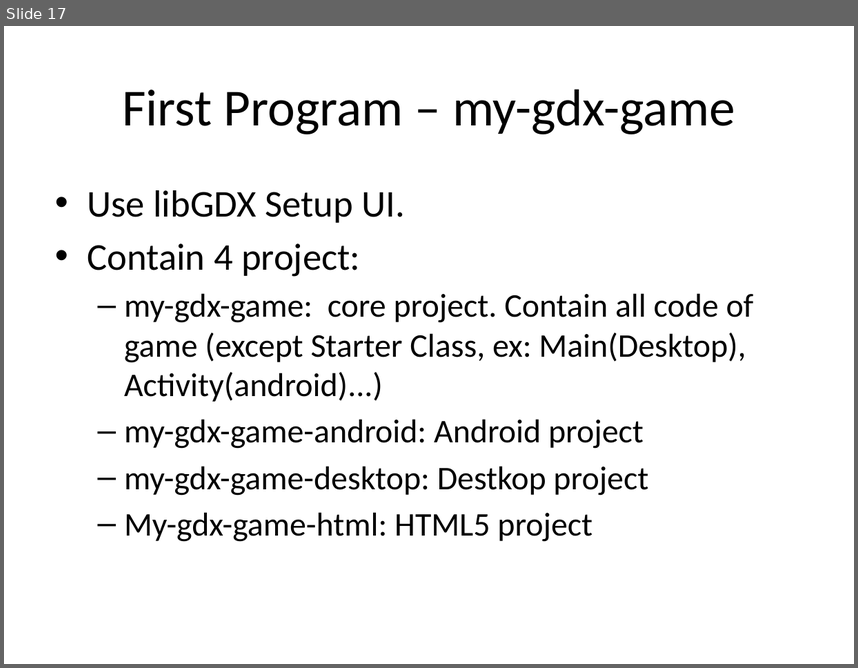
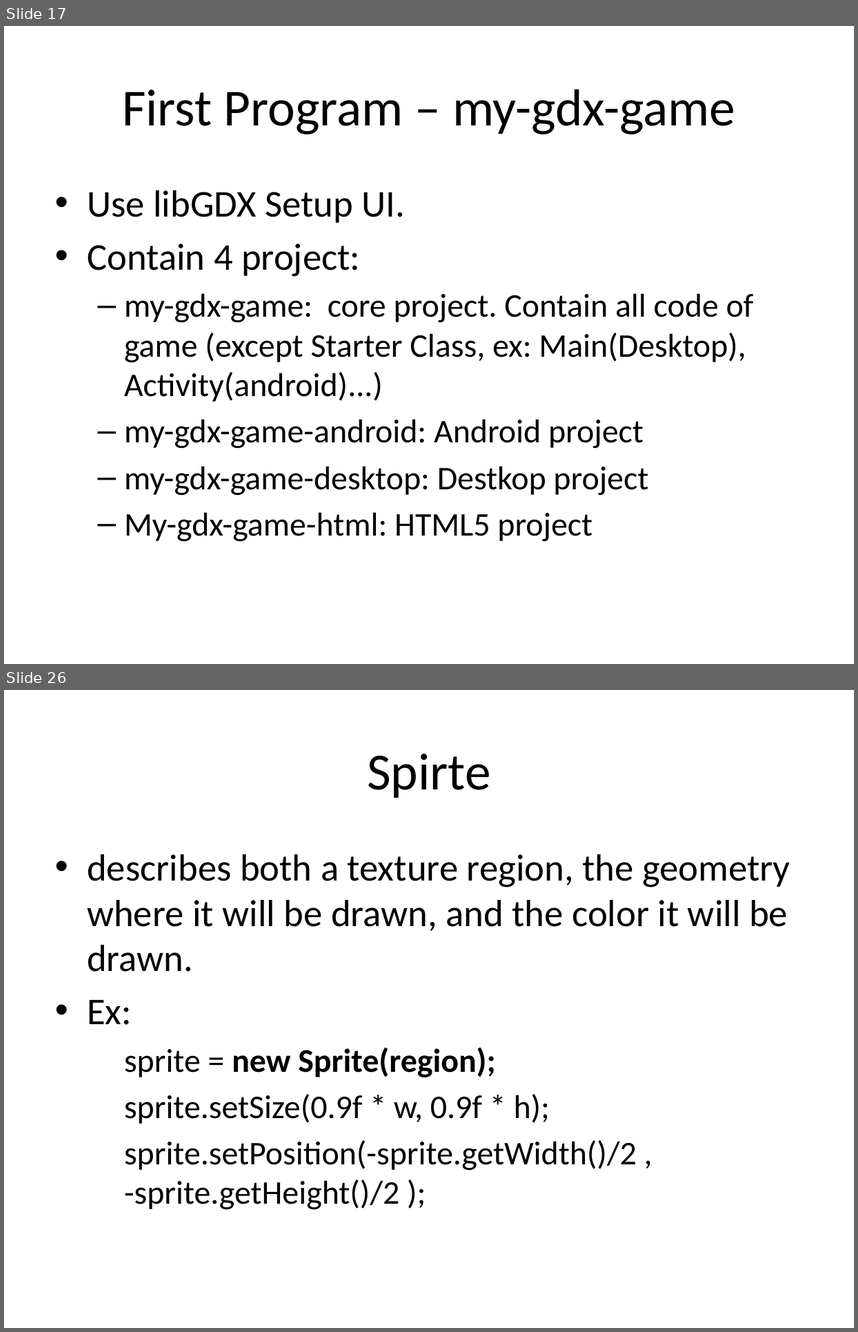
Before and after one commit to duchien85/my-gdxgame, a slide deck: Teaching/Bài 01 - Giới thiệu về Android, LibGdx.pptx. Shown one above the other, each under a label of ours: slide 17 before the commit, slides 17 and 26 after it; the slides between them are not shown. The pictures are 858x668 and 858x1332 pixels, drawn with LibreOffice and Linux fonts; fonts in the diff are those of the drawing. Boxes give left, top, right and bottom in pixels: in the first picture for what was removed or moved away, otherwise in the second. Text is boxed around its words. In the diff, an @@ line names an element or a change of style, - is before the commit and + after.

```diff
--- a/Teaching/Bài 01 - Giới thiệu về Android, LibGdx.pptx
+++ b/Teaching/Bài 01 - Giới thiệu về Android, LibGdx.pptx
@@ slide 26 added at [4,690,854,1328], background #FFFFFF @@
@@ title added at [367,753,490,798], 44 pt, text #000000 @@
+Spirte
@@ text added at [87,854,791,1210], 28 pt, text #000000 @@
+• describes both a texture region, the geometry where it will be drawn, and the color it will be drawn.
+• Ex:
+  sprite = new Sprite(region);
+  sprite.setSize(0.9f * w, 0.9f * h);
+  sprite.setPosition(-sprite.getWidth()/2 , -sprite.getHeight()/2 );
```
Also in this commit, not shown: 66 other slides added, 1 other file.
